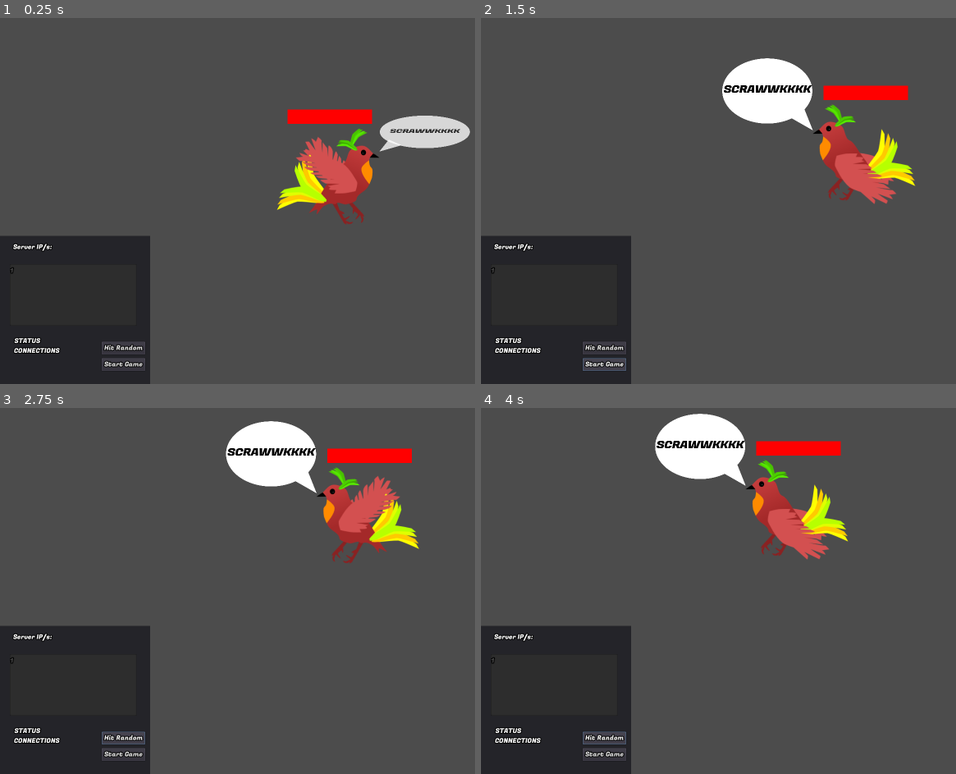
Above: before the commit, frames 1-4 (two rows, left to right).
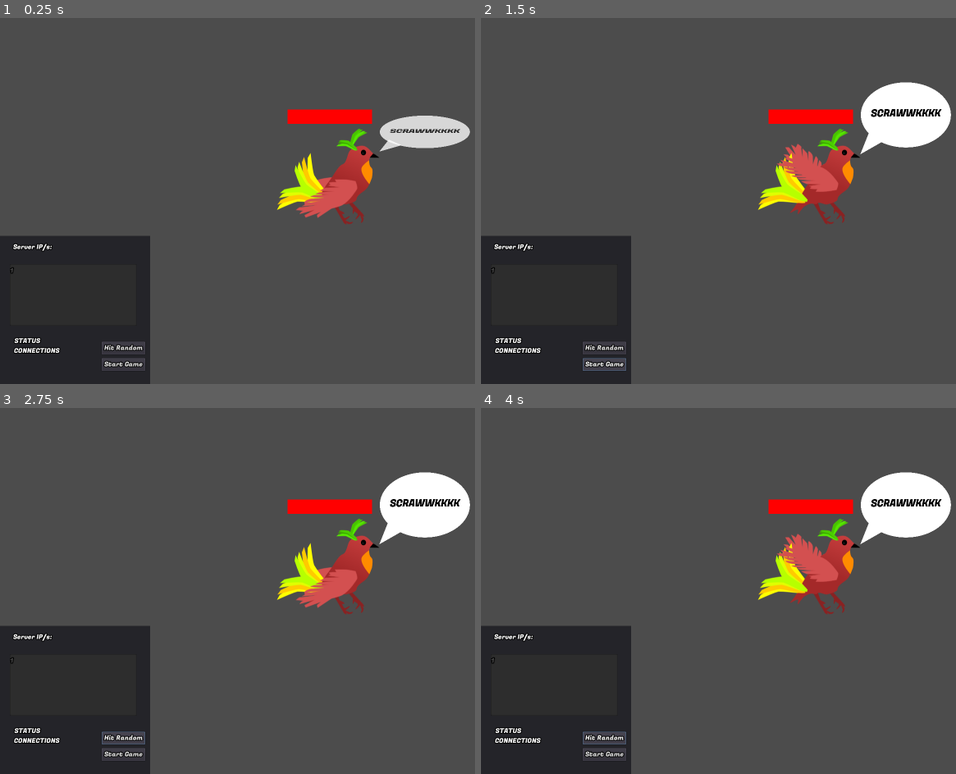
Above: after the commit, the same moments.

Repository: paralinguist/Chestral
Game: Godot game, scene res://ChestralServer.tscn
Same seed, same stepped clock (60 frames per second), same inputs: the game is played once before the commit and once after it.
Inputs:
- Up to frame 1 (0.25 s): no input
- Up to frame 2 (1.5 s): click "Start Game" at 0.5 s; click "Start Game" at 1.25 s
- Up to frame 3 (2.75 s): click "Hit Random" at 2 s
- Up to frame 4 (4 s): click "Hit Random" at 2.75 s; click "Hit Random" at 3.5 s

The runs differ from the first frame. In frame 1, 1.3% of the frame differs, in the area x 62-76%, y 32-55%; in frame 2, 10%; in frame 3, 11%; in frame 4, 11%, in the area x 36-99%, y 1-57%.
Error before the commit: Division By Zero in operator '%'. (res://ChestralServer.gd:232)
Error after the commit: Division By Zero in operator '/'. (res://ChestralBoss.gd:40)

Commit message:
Music Notes Animation #1
-Added Boss approaching player before attacking
-Added Broken notes animation from birb to player
-Added music note animation from player to birb (untested, only for alignment)
-Fixed missing ID reference bug potentially? untested solution
-Reconfigured boss attacks to be controlled from the Boss scene

Will at some point reconfigure musician note animations to be more scalable for other purposes

Diff:
--- a/ChestralBoss.gd
+++ b/ChestralBoss.gd
@@ -6,6 +6,13 @@
 export (int) var interference = 0
 export (int) var base_interference = 30
 
+var telegraphed = false
+var tele_target = null
+var tele_irritation = 200
+
+var targetting: bool = false
+
+var bard_scale = 1.0
 # Called when the node enters the scene tree for the first time.
 func _ready():
     $ProgressBar.max_value = misalignment
@@ -16,8 +23,8 @@
     interference = interference - align_value
     var damage_done = 0
     if interference < 0:
-        misalignment = misalignment + interference
-        damage_done = interference
+        misalignment = misalignment + interference * bard_scale
+        damage_done = interference * bard_scale
         interference = 0
     $AnimationPlayer2.play("Alignment")
     if misalignment <= 0:
@@ -30,13 +37,15 @@
 func _process(delta):
     $ProgressBar.value = misalignment
     if get_parent().state == 1:
-        position = lerp(position, get_position(), 0.02)
+        bard_scale = 1/get_parent().clients.size()
+        if not targetting:
+            position = lerp(position, get_position(), 0.02)
         $Sprite.animation == "Flap"
     elif get_parent().state == 0:
         $Sprite.animation == "Idle"
     if interference > 0:
         $Sprite/ShieldSprite.visible = true
-        $Sprite/ShieldSprite.modulate = Color(1,1,1,float(interference)/100.0)
+        $Sprite/ShieldSprite.modulate = Color(1,1,1,float(interference)/150.0)
     else:
         $Sprite/ShieldSprite.visible = false
 
@@ -56,6 +65,14 @@
     $Speech/Bubble/Words.rect_scale.x = -$Sprite.scale.x
     return new_position
 
+
+#Really inefficient but idc
+func get_angle_position(angl):
+    var radius = 240
+    var center = Vector2(800, 500)
+    var new_position = center + radius * Vector2(cos(angl), sin(angl)*0.65)
+    return new_position
+
 func talk(words: String):
     $Speech/Bubble/Words.text = words
     $AnimationPlayer.play("Speech")
@@ -63,3 +80,72 @@
 func _on_InterferenceTimer_timeout():
     interference = 0
     print('clearing boss int')
+
+
+#These timers should really belong to the boss OR should be informed by code from the boss
+func _on_AttackTimer_timeout():
+    if get_parent().state == get_parent().IN_PROGRESS:
+        var players = get_parent().players
+        var victim = get_parent().clients[players[randi() % players.size()]]
+        print(victim)
+        move_to_position(get_angle_position(victim.saved_angle))
+        if not $Buffer.is_stopped():
+            yield($Buffer, "timeout")
+        $Buffer.start()
+        yield($Buffer, "timeout")
+        var dissonance = get_parent().rng.randi_range(10,50)
+        send_attack(victim.global_position)
+        talk(victim.playername + ' CAW CAW!')
+        print('Squarked at ' + victim.playername + ' for: ' + str(victim.irritate(dissonance)))
+        $AttackTimer.start()
+
+#Badly named, but itll do
+func _on_ShieldTimer_timeout():
+    if get_parent().state == get_parent().IN_PROGRESS:
+        interference += get_parent().rng.randi_range(30,100)
+        print('providing intereference...' + str(interference))
+        $InterferenceTimer.start()
+
+
+func _on_TelegraphedTimer_timeout():
+    var players = get_parent().players
+    if telegraphed and tele_target != null and tele_target.is_inside_tree():
+        move_to_position(get_angle_position(tele_target.saved_angle))
+        if not $Buffer.is_stopped():
+            yield($Buffer, "timeout")
+        $Buffer.start()
+        yield($Buffer, "timeout")
+        telegraphed = false
+        tele_target.irritate(tele_irritation)
+        $TelegraphedTimer.wait_time = 20
+        $TelegraphedTimer.start()
+    else:
+        telegraphed = true
+        tele_target = get_parent().clients[players[randi() % players.size()]]
+        talk(tele_target.playername + " YOU'RE NEXT!")
+        $TelegraphedTimer.wait_time = 8
+        $TelegraphedTimer.start()
+
+func start_attack_cycle():
+    $AttackTimer.start()
+    $ShieldTimer.start()
+    $TelegraphedTimer.start()
+
+
+func move_to_position(pos: Vector2):
+    $Tween.interpolate_property(self, "position", position, pos, 3.5, Tween.TRANS_QUAD, Tween.EASE_OUT)
+    $Tween.start()
+    targetting = true
+
+func _on_Tween_tween_all_completed():
+    if get_parent().state == get_parent().IN_PROGRESS:
+        targetting = false
+
+
+func send_attack(pos):
+    $Note/Tween.interpolate_property($Note, "global_position", $Sprite/Beak.global_position, pos, 2, Tween.TRANS_LINEAR)
+    $Note/Tween.interpolate_property($Note, "scale", Vector2(0.6, 0.6), Vector2(1.4, 1.4), 1, Tween.TRANS_SINE, Tween.EASE_IN)
+    $Note/Tween.interpolate_property($Note, "scale", Vector2(1.4, 1.4), Vector2(0.6, 0.6), 1, Tween.TRANS_SINE, Tween.EASE_OUT, 1)
+    $Note/Tween.interpolate_property($Note, "modulate", Color.transparent, Color.white, 0.6, Tween.TRANS_EXPO, Tween.EASE_OUT)
+    $Note/Tween.interpolate_property($Note, "modulate", Color.white, Color.transparent, 1.4, Tween.TRANS_EXPO, Tween.EASE_IN, 0.6)
+    $Note/Tween.start()
--- a/ChestralBoss.tscn
+++ b/ChestralBoss.tscn
@@ -35,6 +35,7 @@
 [ext_resource path="res://sprites/Speech/Bubble.png" type="Texture" id=33]
 [ext_resource path="res://ui_assets/FugazOne-Regular.ttf" type="DynamicFontData" id=34]
 [ext_resource path="res://sprites/Bird/shield.png" type="Texture" id=35]
+[ext_resource path="res://sprites/Attacks/badnote.png" type="Texture" id=36]
 
 [sub_resource type="SpriteFrames" id=3]
 animations = [ {
@@ -214,12 +215,17 @@
 scale = Vector2( -1, 1 )
 frames = SubResource( 3 )
 animation = "Flap"
-frame = 17
+frame = 29
 playing = true
 
 [node name="ShieldSprite" type="Sprite" parent="Sprite"]
 modulate = Color( 1, 1, 1, 0 )
 texture = ExtResource( 35 )
+
+[node name="Beak" type="Node2D" parent="Sprite"]
+position = Vector2( -125, -53 )
+rotation = 3.14159
+scale = Vector2( 1, -1 )
 
 [node name="ProgressBar" type="ProgressBar" parent="."]
 margin_left = -99.0
@@ -283,4 +289,32 @@
 [node name="InterferenceTimer" type="Timer" parent="."]
 wait_time = 15.0
 
+[node name="AttackTimer" type="Timer" parent="."]
+wait_time = 12.0
+one_shot = true
+
+[node name="ShieldTimer" type="Timer" parent="."]
+wait_time = 20.0
+
+[node name="TelegraphedTimer" type="Timer" parent="."]
+wait_time = 20.0
+one_shot = true
+
+[node name="Buffer" type="Timer" parent="."]
+wait_time = 3.0
+one_shot = true
+
+[node name="Note" type="Sprite" parent="."]
+modulate = Color( 1, 1, 1, 0 )
+scale = Vector2( 0.6, 0.6 )
+texture = ExtResource( 36 )
+
+[node name="Tween" type="Tween" parent="Note"]
+playback_speed = 1.8
+playback/speed = 1.8
+
+[connection signal="tween_all_completed" from="Tween" to="." method="_on_Tween_tween_all_completed"]
 [connection signal="timeout" from="InterferenceTimer" to="." method="_on_InterferenceTimer_timeout"]
+[connection signal="timeout" from="AttackTimer" to="." method="_on_AttackTimer_timeout"]
+[connection signal="timeout" from="ShieldTimer" to="." method="_on_ShieldTimer_timeout"]
+[connection signal="timeout" from="TelegraphedTimer" to="." method="_on_TelegraphedTimer_timeout"]
--- a/ChestralServer.gd
+++ b/ChestralServer.gd
@@ -20,9 +20,7 @@
 const ENDED_FAIL: int = 2
 const ENDED_WIN: int = 3
 
-var telegraphed = false
-var tele_target = null
-var tele_irritation = 200
+
 
 var state: int = 0
 
@@ -157,6 +155,7 @@
         if incoming.begins_with('align|'):
             var align_value = int(incoming.right(6))
             perform_alignments(align_value, 1, id)
+            clients[get_adjacent(id)].send_attack($ChestralBoss.global_position)
         elif incoming.begins_with('aligm|'):
             var align_value = incoming.right(6)
             align_value = align_value.split('x')
@@ -164,6 +163,7 @@
                 var align_mag = int(align_value[0])
                 var times = int(align_value[1])
                 perform_alignments(align_mag,times,id)
+                clients[get_adjacent(id)].send_attack($ChestralBoss.global_position)
             else:
                 $CanvasLayer/Panel/LabelStatus.text = 'Incorrect align multi command'
             #Should animate music notes here - from player to boss
@@ -233,38 +233,9 @@
         var dissonance = rng.randi_range(10,50)
         print('Squarked at ' + victim.playername + ' for: ' + str(victim.irritate(dissonance)))
 
+
+#ie start game :P
 func _on_Unbalance_pressed():
     state = IN_PROGRESS
     #This is to test keeping the boss in the game
-    $AttackTimer.start()
-    $InterferenceTimer.start()
-    $TelegraphedTimer.start()
-
-#These timers should really belong to the boss OR should be informed by code from the boss
-func _on_AttackTimer_timeout():
-    if state == IN_PROGRESS:
-        var victim = clients[players[randi() % players.size()]]
-        var dissonance = rng.randi_range(10,50)
-        $ChestralBoss.talk(victim.playername + ' CAW CAW!')
-        print('Squarked at ' + victim.playername + ' for: ' + str(victim.irritate(dissonance)))
-
-
-func _on_InterferenceTimer_timeout():
-    if state == IN_PROGRESS:
-        $ChestralBoss.interference += rng.randi_range(30,100)
-        print('providing intereference...' + str($ChestralBoss.interference))
-        $ChestralBoss/InterferenceTimer.start()
-
-
-func _on_TelegraphedTimer_timeout():
-    if telegraphed and tele_target != null:
-        telegraphed = false
-        tele_target.irritate(tele_irritation)
-        $TelegraphedTimer.wait_time = 20
-        $TelegraphedTimer.start()
-    else:
-        telegraphed = true
-        tele_target = clients[players[randi() % players.size()]]
-        $ChestralBoss.talk(tele_target.playername + " YOU'RE NEXT!")
-        $TelegraphedTimer.wait_time = 8
-        $TelegraphedTimer.start()
+    $ChestralBoss.start_attack_cycle()
--- a/ChestralServer.tscn
+++ b/ChestralServer.tscn
@@ -94,18 +94,6 @@
 "_edit_use_anchors_": false
 }
 
-[node name="AttackTimer" type="Timer" parent="."]
-wait_time = 15.0
-
-[node name="InterferenceTimer" type="Timer" parent="."]
-wait_time = 20.0
-
-[node name="TelegraphedTimer" type="Timer" parent="."]
-wait_time = 20.0
-
 [connection signal="timeout" from="ServerDataPulse" to="." method="_on_ServerDataPulse_timeout"]
 [connection signal="pressed" from="CanvasLayer/Panel/HitRandom" to="." method="_on_Button_pressed"]
 [connection signal="pressed" from="CanvasLayer/Panel/Unbalance" to="." method="_on_Unbalance_pressed"]
-[connection signal="timeout" from="AttackTimer" to="." method="_on_AttackTimer_timeout"]
-[connection signal="timeout" from="InterferenceTimer" to="." method="_on_InterferenceTimer_timeout"]
-[connection signal="timeout" from="TelegraphedTimer" to="." method="_on_TelegraphedTimer_timeout"]
--- a/Musician.gd
+++ b/Musician.gd
@@ -11,6 +11,7 @@
 export var base_align = 10
 export var connection_id = 0
 var image
+var saved_angle = 0.0
 
 var entrance = ['sending my roadie away now', 'tuned up and good to go', 'ready to rock and/or roll',
                 "you've probably never heard of me", 'serving up the freshest beats', 'your new favourite band',
@@ -22,10 +23,11 @@
 
 # Called when the node enters the scene tree for the first time.
 func _ready():
+    randomize()
     $Sprite.scale = Vector2(0.5,0.5)
-    $Sprite.position.y -= 80
 
 func reposition(new_x,new_y, angle):
+    saved_angle = angle
     self.position.x = new_x
     self.position.y = new_y
     if new_y < 300:
@@ -199,3 +201,11 @@
     $UI/Label.text = new_name
     talk("Hi I am " + playername + " now")
     name = new_name
+
+func send_attack(pos):
+    $Note/Tween.interpolate_property($Note, "position", Vector2.ZERO, to_local(pos), 2, Tween.TRANS_LINEAR)
+    $Note/Tween.interpolate_property($Note, "scale", Vector2(0.6, 0.6), Vector2(1.4, 1.4), 1, Tween.TRANS_SINE, Tween.EASE_IN)
+    $Note/Tween.interpolate_property($Note, "scale", Vector2(1.4, 1.4), Vector2(0.6, 0.6), 1, Tween.TRANS_SINE, Tween.EASE_OUT, 1)
+    $Note/Tween.interpolate_property($Note, "modulate", Color.transparent, Color.white, 0.6, Tween.TRANS_EXPO, Tween.EASE_OUT)
+    $Note/Tween.interpolate_property($Note, "modulate", Color.white, Color.transparent, 1.4, Tween.TRANS_EXPO, Tween.EASE_IN, 0.6)
+    $Note/Tween.start()
--- a/Musician.tscn
+++ b/Musician.tscn
@@ -6,6 +6,7 @@
 [ext_resource path="res://sprites/Speech/Bubble.png" type="Texture" id=4]
 [ext_resource path="res://ui_assets/FugazOne-Regular.ttf" type="DynamicFontData" id=5]
 [ext_resource path="res://Speech.gd" type="Script" id=6]
+[ext_resource path="res://sprites/Attacks/goodnotes.png" type="Texture" id=7]
 
 [sub_resource type="DynamicFont" id=12]
 outline_size = 2
@@ -90,8 +91,18 @@
 script = ExtResource( 1 )
 
 [node name="Sprite" type="Sprite" parent="."]
+position = Vector2( 0, -80 )
 scale = Vector2( 0.5, 0.5 )
 texture = ExtResource( 2 )
+
+[node name="Note" type="Sprite" parent="Sprite"]
+modulate = Color( 1, 1, 1, 0 )
+scale = Vector2( 1.2, 1.2 )
+texture = ExtResource( 7 )
+
+[node name="Tween" type="Tween" parent="Sprite/Note"]
+playback_speed = 2.5
+playback/speed = 2.5
 
 [node name="UI" type="VBoxContainer" parent="."]
 anchor_left = 0.5
Not shown: 1 places in ChestralBoss.tscn that only renumber resources
Not shown: 1 places in Musician.tscn that only renumber resources
Binary file added: sprites/Attacks/badnote.png
Binary file added: sprites/Attacks/goodnotes.png
